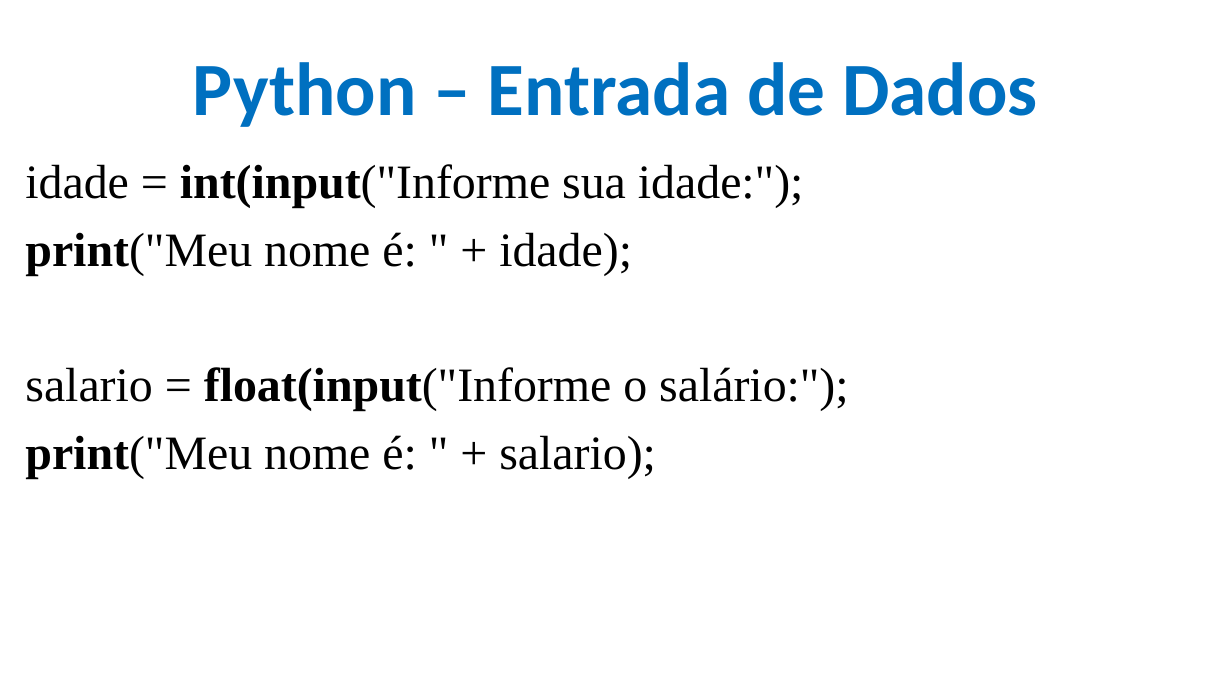
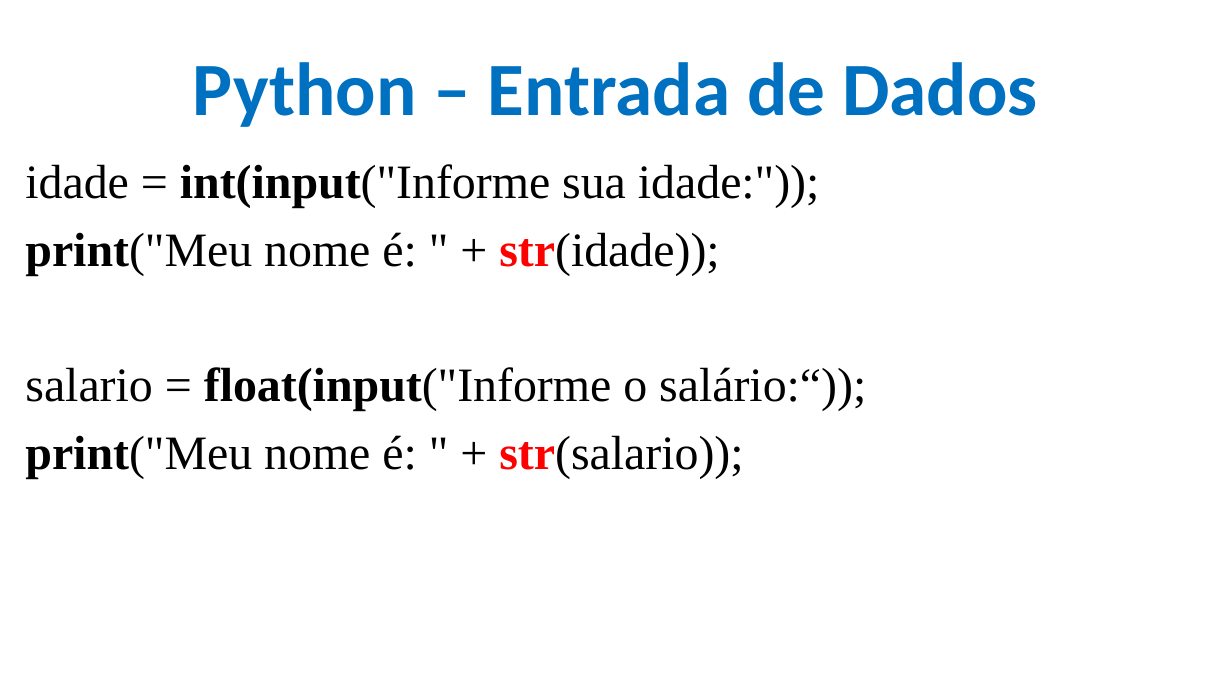
Before and after one commit to CloudEducationBrazil/WydenPythonParadigmas, a slide deck: slide 23 of 01 Classes/Curso de Férias Programação Python - 04Jul2022.pptx. Drawn at 1232x693 pixels with LibreOffice and Linux fonts; fonts in the diff are those of the drawing; background and template pictures are left out. Boxes give left, top, right and bottom in pixels: in the first picture for what was removed or moved away, otherwise in the second. Text is boxed around its words. In the diff, an @@ line names an element or a change of style, - is before the commit and + after.

Commit message:
alteração ppt aula curso de férias Python

```diff
--- a/01 Classes/Curso de Férias Programação Python - 04Jul2022.pptx
+++ b/01 Classes/Curso de Férias Programação Python - 04Jul2022.pptx
@@ text at <box>25,164,866,479</box>: text changed @@
-idade = int(input("Informe sua idade:");
-print("Meu nome é: " + idade);
-salario = float(input("Informe o salário:");
-print("Meu nome é: " + salario);
+idade = int(input("Informe sua idade:"));
+print("Meu nome é: " + str(idade));
+salario = float(input("Informe o salário:“));
+print("Meu nome é: " + str(salario));
```
Also in this commit, not shown: 7 other slides changed.
